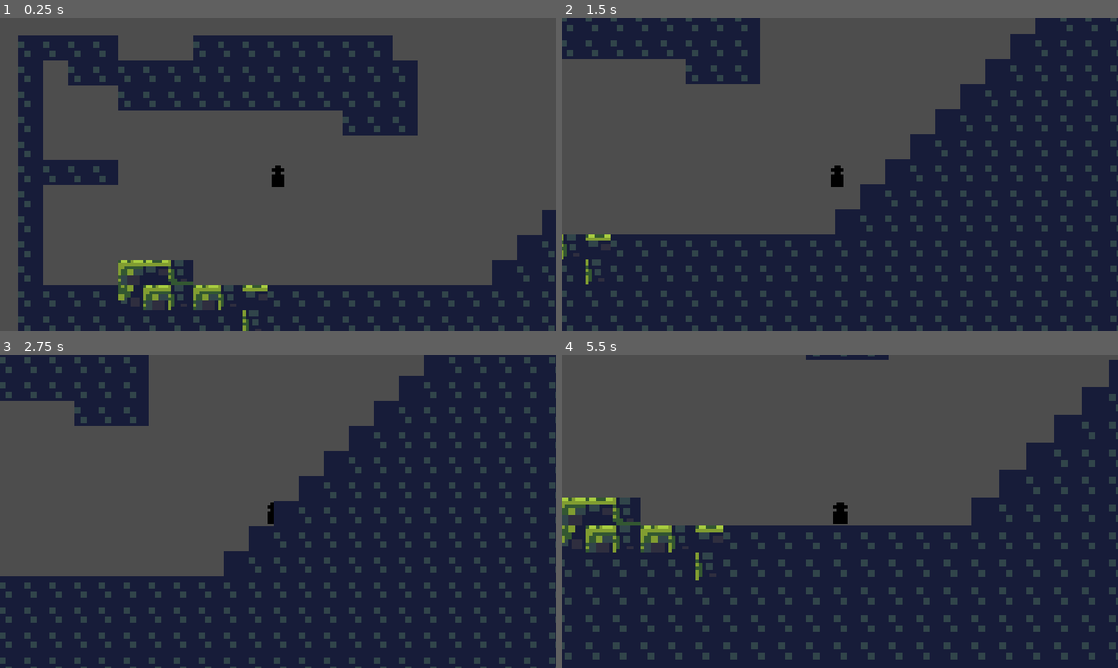
Above: before the commit, frames 1-4 (two rows, left to right).
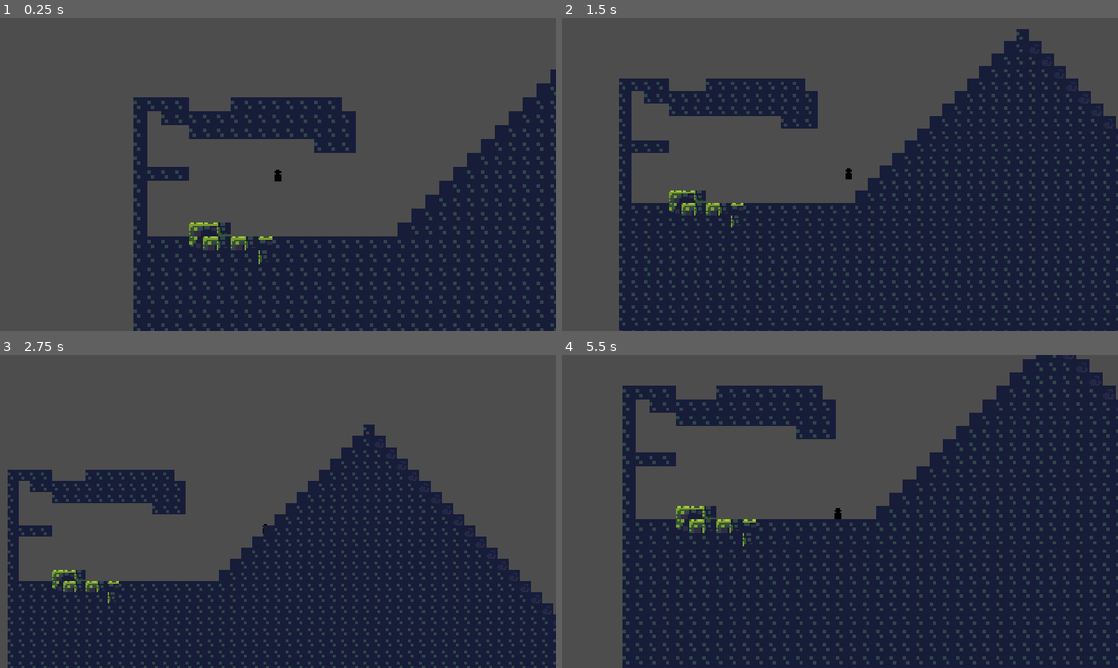
Above: after the commit, the same moments.

Repository: tetraminus/GrappleFormer
Game: Godot game, scene res://Rooms/Test/TestRoom1.tscn
Same seed, same stepped clock (60 frames per second), same inputs: the game is played once before the commit and once after it.
Inputs (mouse positions are in pixels of both pictures, inside the frame that each line leads up to):
- Up to frame 1 (0.25 s): no input
- Up to frame 2 (1.5 s): move the mouse to (962, 158) at 0.52 s; hold D (move_right) 0.53-1.28 s; click (962, 158) at 0.6 s; tap Space (jump) at 0.77 s; move the mouse to (728, 190) at 1.27 s; hold S (move_down) from 1.28 s (still down); click (728, 190) at 1.35 s
- Up to frame 3 (2.75 s): tap Space (jump) at 1.52 s; move the mouse to (333, 442) at 2.02 s; release S (move_down) at 2.03 s; hold D (move_right) from 2.03 s (still down); click (333, 442) at 2.1 s
- Up to frame 4 (5.5 s): move the mouse to (812, 574) at 2.77 s; click (812, 574) at 2.85 s; tap Space (jump) at 3.02, 3.77, 4.52 s; move the mouse to (1006, 558) at 3.52 s; release D (move_right) at 3.53 s; hold A (move_left) 3.53-5.03 s; click (1006, 558) at 3.6 s; move the mouse to (673, 464) at 4.27 s; click (673, 464) at 4.35 s; move the mouse to (867, 511) at 5.02 s; hold S (move_down) from 5.03 s (still down); click (867, 511) at 5.1 s

The runs differ from the first frame. In frame 1, 47% of the frame differs, in the area x 3-100%, y 5-100%; in frame 2, 33%; in frame 3, 36%; in frame 4, 33%.

Commit message:
grapple

Diff:
--- /dev/null
+++ b/grapple_holder.tscn
@@ -0,0 +1,11 @@
+[gd_scene load_steps=2 format=3 uid="uid://dsf78g47rf8uj"]
+
+[ext_resource type="Script" path="res://GrappleHolder.gd" id="1_v1jkm"]
+
+[node name="GrappleHolder" type="Node2D"]
+script = ExtResource("1_v1jkm")
+
+[node name="RayCast2D" type="RayCast2D" parent="."]
+target_position = Vector2(10000, 2.08165e-12)
+
+[node name="Line2D" type="Line2D" parent="."]
--- a/player.gd
+++ b/player.gd
@@ -7,6 +7,7 @@
 var base_gravity = 100
 var Slope_Threshold = deg_to_rad(50.0)
 var base_scale
+var grappleForceScalar =  4
 
 
 var gravity
@@ -56,17 +57,21 @@
 
 	var motion = Vector2()
 
-	if Input.is_action_pressed("move_right"):
-		motion.x += 1
-	if Input.is_action_pressed("move_left"):
-		motion.x -= 1
+	if grapplepoint == null:
+		if Input.is_action_pressed("move_right"):
+			motion.x += 1
+		if Input.is_action_pressed("move_left"):
+			motion.x -= 1
 
 
 	# move along the slope if on a slope
 	# move along the slope if on a slope
 	if on_ground and collision.get_angle() != 0:
 		# rotate the motion vector to the normal of the slope using the collision normal
-		motion = motion.rotated(collision.get_normal().angle() + PI/2)
+		if grapplepoint == null:
+			motion = motion.rotated(collision.get_normal().angle() + PI/2)
+
+
 
 
 
@@ -117,16 +122,23 @@
 		apply_central_impulse(Vector2(motion.x, 0))
 
 
-	#move camera ahead of player based on velocity and motion
-	$Camera2D.global_position.x = lerp($Camera2D.global_position.x, global_position.x + motion.x*.25 , .01)
-	$Camera2D.global_position.x = lerp($Camera2D.global_position.x, global_position.x + linear_velocity.x*.025 , .1)
+	#move camera ahead of player based on velocity and motion and mouse position
+	var camera_offset = Vector2.ZERO
+	camera_offset = camera_offset.lerp(get_local_mouse_position()-camera_offset*100, .2)
+	if abs(linear_velocity.x) > 100:
+		camera_offset.x += linear_velocity.x * 0.0001
+		camera_offset.y += linear_velocity.y * 0.0001
+	$Camera2D.position = lerp($Camera2D.position, Vector2.ZERO + camera_offset, .1)
+
+
+
 	# zoom camera vector based on velocity
 	if abs(linear_velocity.x) > 100:
-		$Camera2D.zoom.x = max(lerp($Camera2D.zoom.x, 1.8 - abs(linear_velocity.x)*0.000001, .1), 0.025)
-		$Camera2D.zoom.y = max(lerp($Camera2D.zoom.y, 1.8 - abs(linear_velocity.x)*0.000001, .1), 0.025)
+		$Camera2D.zoom.x = max(lerp($Camera2D.zoom.x, 0.8 - abs(linear_velocity.x)*0.000001, .1), 0.025)
+		$Camera2D.zoom.y = max(lerp($Camera2D.zoom.y, 0.8 - abs(linear_velocity.x)*0.000001, .1), 0.025)
 	else:
-		$Camera2D.zoom.x = lerp($Camera2D.zoom.x, 2.0, .1)
-		$Camera2D.zoom.y = lerp($Camera2D.zoom.y, 2.0, .1)
+		$Camera2D.zoom.x = lerp($Camera2D.zoom.x, 1.0, .1)
+		$Camera2D.zoom.y = lerp($Camera2D.zoom.y, 1.0, .1)
 
 
 func _integrate_forces(state):
@@ -142,13 +154,15 @@
 	if grappledistance != null and grapplepoint != null:
 		# dont allow player to leave grapple radius
 		if global_position.distance_to(grapplepoint) > grappledistance:
-			apply_central_impulse((grapplepoint - global_position).normalized() * ((grapplepoint - global_position).length() - grappledistance))
+			apply_central_impulse((grapplepoint - global_position).normalized() * ((grapplepoint - global_position).length() - grappledistance)*grappleForceScalar)
 
 
 		if state.linear_velocity.dot(grapplepoint - global_position) < 0 and global_position.distance_to(grapplepoint) >= grappledistance:
 			#cancel any velocity in the opposite direction of the grapple point
 			state.linear_velocity = state.linear_velocity.project((grapplepoint - global_position).rotated(PI/2))
 
+		if global_position.distance_to(grapplepoint) < grappledistance * 0.9:
+			grappledistance -= 5
 
 
 
@@ -165,7 +179,7 @@
 
 
 func _draw():
-	if grapplepoint != null:
+	if grapplepoint != null and EngineDebugger.is_active():
 		draw_line(Vector2.ZERO, grapplepoint - global_position, Color(1, 1, 1, 1), 2)
 		draw_circle(grapplepoint - global_position, 5, Color(1, 1, 1, 1))
 		draw_circle(grapplepoint - global_position, grappledistance, Color(1, 1, 1, 0.1))
--- a/player.tscn
+++ b/player.tscn
@@ -2,7 +2,7 @@
 
 [ext_resource type="Script" path="res://player.gd" id="1_2nm25"]
 [ext_resource type="Texture2D" uid="uid://d1k34mckuddef" path="res://Player.png" id="2_7oke4"]
-[ext_resource type="Script" path="res://GrappleHolder.gd" id="3_l67oh"]
+[ext_resource type="PackedScene" uid="uid://dsf78g47rf8uj" path="res://grapple_holder.tscn" id="3_m87yc"]
 
 [sub_resource type="PhysicsMaterial" id="PhysicsMaterial_bfvmk"]
 friction = 0.0
@@ -28,10 +28,4 @@
 
 [node name="Camera2D" type="Camera2D" parent="."]
 
-[node name="GrappleHolder" type="Node2D" parent="."]
-script = ExtResource("3_l67oh")
-
-[node name="RayCast2D" type="RayCast2D" parent="GrappleHolder"]
-target_position = Vector2(10000, 2.08165e-12)
-
-[node name="Line2D" type="Line2D" parent="GrappleHolder"]
+[node name="GrappleHolder" parent="." instance=ExtResource("3_m87yc")]
Not shown: 1 places in node_2d.tscn that only renumber resources
